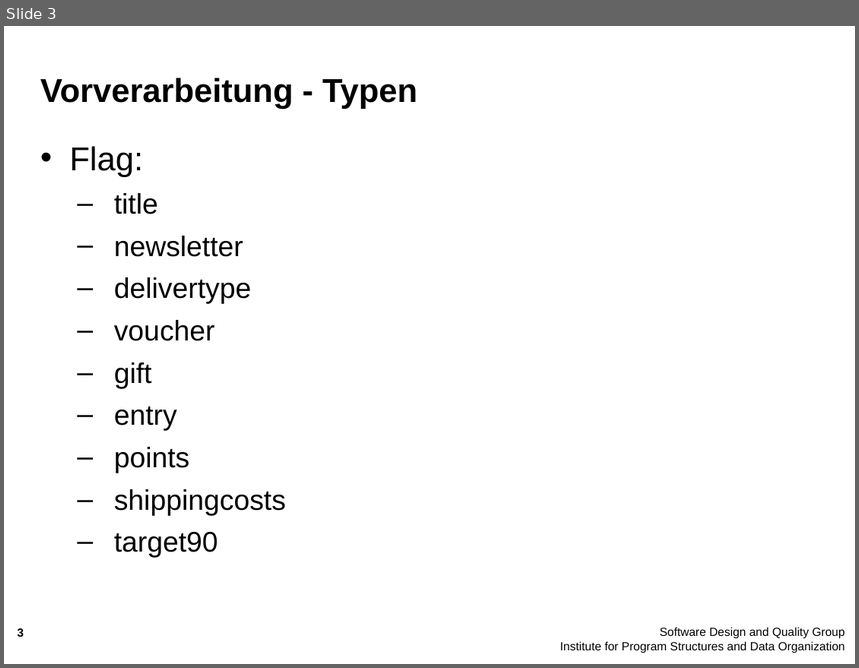
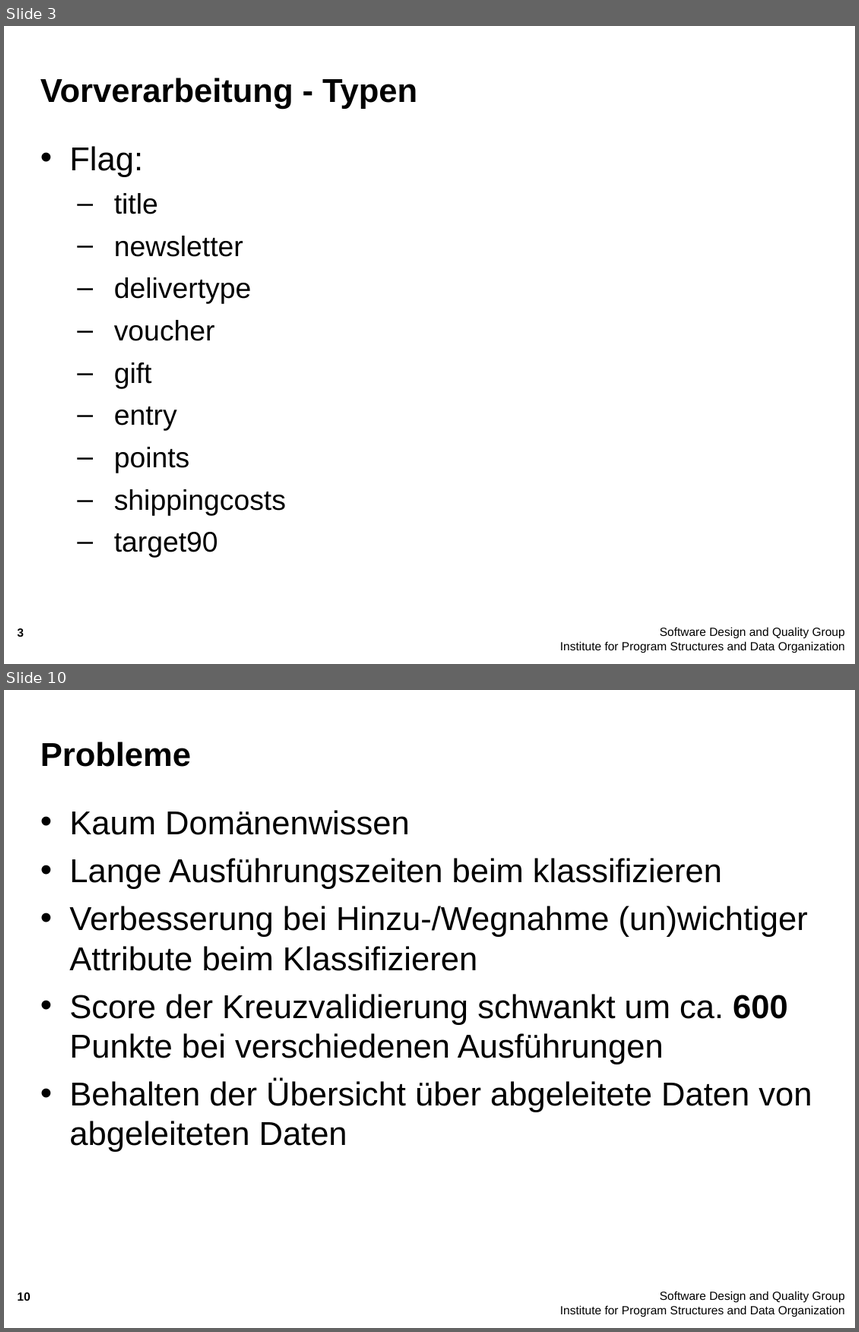
Before and after one commit to majdi14789/dwm10, a slide deck: Zwischenpräsentation/Zwischenstand.ppt. Shown one above the other, each under a label of ours: slide 3 before the commit, slides 3 and 10 after it; the slides between them are not shown. The pictures are 859x668 and 859x1332 pixels, drawn with LibreOffice and Linux fonts; fonts in the diff are those of the drawing; background and template pictures are left out. Boxes give left, top, right and bottom in pixels: in the first picture for what was removed or moved away, otherwise in the second. Text is boxed around its words. In the diff, an @@ line names an element or a change of style, - is before the commit and + after.

```diff
--- a/Zwischenpräsentation/Zwischenstand.ppt
+++ b/Zwischenpräsentation/Zwischenstand.ppt
@@ slide 10 added at (4, 690, 855, 1328), background picture (left out); not listed: 2 template elements that a slide beside it also shows @@
@@ title added at (40, 742, 191, 767), 28 pt, text #000000, bold @@
+Probleme
@@ text added at (69, 810, 812, 1152), 28 pt, text #000000 @@
+• Kaum Domänenwissen
+• Lange Ausführungszeiten beim klassifizieren
+• Verbesserung bei Hinzu-/Wegnahme (un)wichtiger Attribute beim Klassifizieren
+• Score der Kreuzvalidierung schwankt um ca. 600 Punkte bei verschiedenen Ausführungen
+• Behalten der Übersicht über abgeleitete Daten von abgeleiteten Daten
```
Also in this commit, not shown: 6 slides changed, 2 other slides added.
